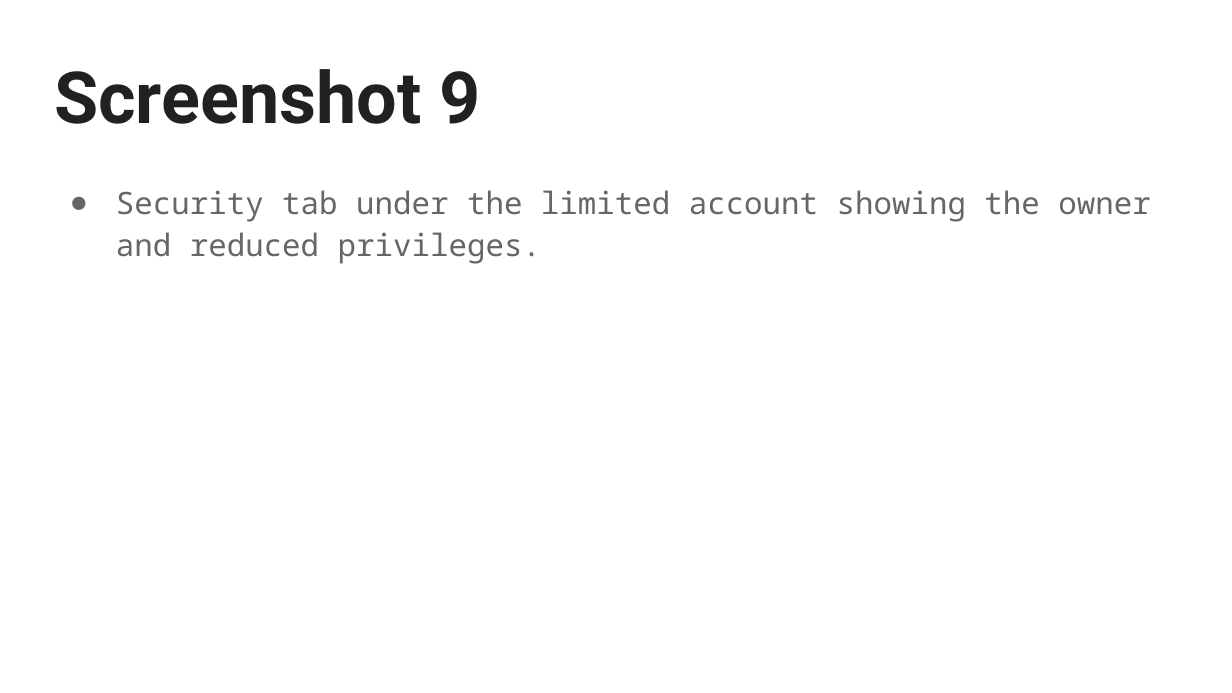
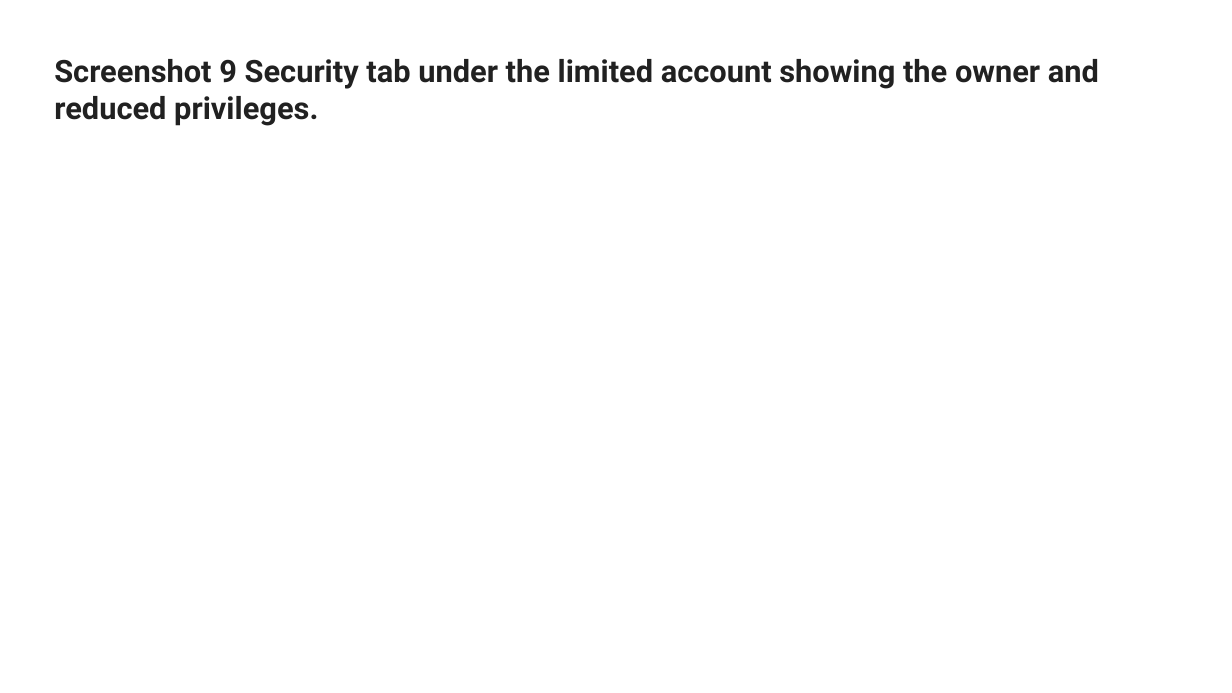
Before and after one commit to WikiSteve/networking-labs, a slide deck: slide 10 of labs/070-lab-process-explorer/assets/Process Explorer SUBMISSION TEMPLATE.pptx. Drawn at 1232x693 pixels with LibreOffice and Linux fonts; fonts in the diff are those of the drawing. Boxes give left, top, right and bottom in pixels: in the first picture for what was removed or moved away, otherwise in the second. Text is boxed around its words. In the diff, an @@ line names an element or a change of style, - is before the commit and + after.

```diff
--- a/labs/070-lab-process-explorer/assets/Process Explorer SUBMISSION TEMPLATE.pptx
+++ b/labs/070-lab-process-explorer/assets/Process Explorer SUBMISSION TEMPLATE.pptx
@@ title at (54, 59, 1099, 126): text changed; size 42 to 18 pt @@
-Screenshot 9
+Screenshot 9 Security tab under the limited account showing the owner and reduced privileges.
@@ text removed at (116, 190, 1150, 264) @@
-● Security tab under the limited account showing the owner and reduced privileges.
```
Also in this commit, not shown: 8 other slides changed, 6 other files.
